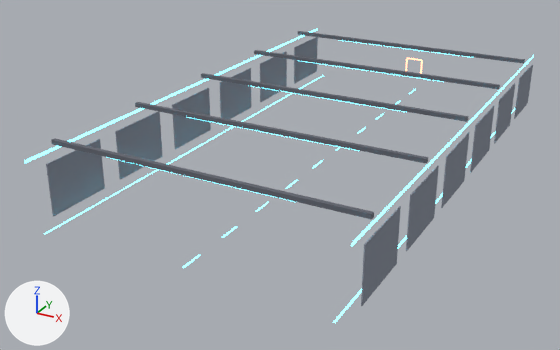
The glTF model public/assets/models/range-cover-peek.glb: old version first, new version second.
One viewpoint serves both versions: a 50 mm lens placed at (14.2, -20.4, 13.8), pointed at (-1.5, 8.1, -0.5). The axes (+X, +Y, +Z) are drawn at lower left. The lights are the same throughout. The first picture is the older version.
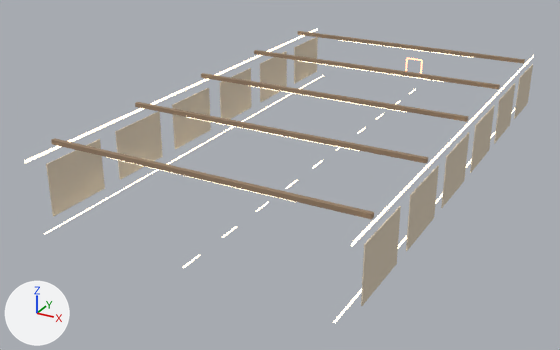
Pixel boxes [x1, y1, x2, y2] of what changed, in the pictures (560 x 350 px):
'Panel-1_5', recoloured (lighter)
    both: [46, 139, 105, 217]
'Beam4', recoloured
    both: [51, 138, 374, 220]
'Panel1_5', recoloured (lighter)
    both: [361, 206, 401, 306]
'Panel-1_4', recoloured (lighter)
    both: [115, 111, 163, 180]
'Beam3', recoloured
    both: [135, 102, 428, 163]
'Panel1_4', recoloured (lighter)
    both: [406, 165, 439, 251]
'Beam2', recoloured
    both: [201, 73, 469, 122]
'Panel-1_3', recoloured (lighter)
    both: [172, 88, 211, 149]
'Beam1', recoloured
    both: [254, 50, 500, 89]
'Panel-1_2', recoloured (lighter)
    both: [220, 68, 251, 119]
'Panel1_3', recoloured (lighter)
    both: [441, 132, 469, 208]
'Beam0', recoloured
    both: [298, 31, 525, 64]
'Panel-1_1', recoloured (lighter)
    both: [260, 51, 287, 102]
'Panel1_2', recoloured (lighter)
    both: [470, 106, 494, 173]
'Panel-1_0', recoloured (lighter)
    both: [294, 37, 318, 84]
'TopStrip-1', recoloured
    both: [24, 28, 318, 163]
'TopStrip1', recoloured
    both: [351, 55, 534, 246]
'Panel1_1', recoloured (lighter)
    both: [494, 83, 515, 143]
'Panel1_0', recoloured (lighter)
    both: [514, 64, 533, 119]
'Lane-1', recoloured
    both: [44, 75, 324, 234]
'Lane1', recoloured
    both: [333, 108, 515, 323]
'BeamLight3', recoloured
    both: [187, 117, 359, 151]
'BeamLight1', recoloured
    both: [298, 60, 444, 82]
'BeamLight2', recoloured
    both: [252, 86, 405, 112]
'BeamLight4', recoloured
    both: [107, 157, 295, 202]
'BeamLight0', recoloured
    both: [340, 40, 474, 58]
'Dash0.5', recoloured
    both: [182, 255, 200, 268]
'Dash-2.0', recoloured
    both: [221, 226, 237, 238]
'Dash-4.5', recoloured
    both: [256, 202, 269, 212]
'Dash-7.0', recoloured
    both: [285, 180, 298, 189]
'Dash-9.5', recoloured
    both: [312, 160, 322, 168]
'Dash-14.5', recoloured
    both: [357, 127, 365, 134]

The change, as a diff of the scene's bpy script:
```diff
--- a/public/assets/models/range-cover-peek.glb.py
+++ b/public/assets/models/range-cover-peek.glb.py
@@ mat_beam @@
 mat_beam = principled_material('Beam')
-mat_beam.base_color = (0.12, 0.13, 0.16)  # grey #61656f
+mat_beam.base_color = (0.32, 0.22, 0.14)  # brown #998169
 mat_beam.roughness = 0.9
@@ mat_strip @@
 mat_strip.roughness = 0.9
-mat_strip.emission_color = (0.15, 0.85, 1.0)  # cyan #6cedff
+mat_strip.emission_color = (1.0, 0.85, 0.6)  # beige #ffedcb
 mat_strip.emission_strength = 3.5
@@ mat_panel @@
 mat_panel = principled_material('Panel')
-mat_panel.base_color = (0.23, 0.26, 0.32)  # grey #848b99
+mat_panel.base_color = (0.72, 0.62, 0.48)  # beige #ddceb8
 mat_panel.roughness = 0.9
```
